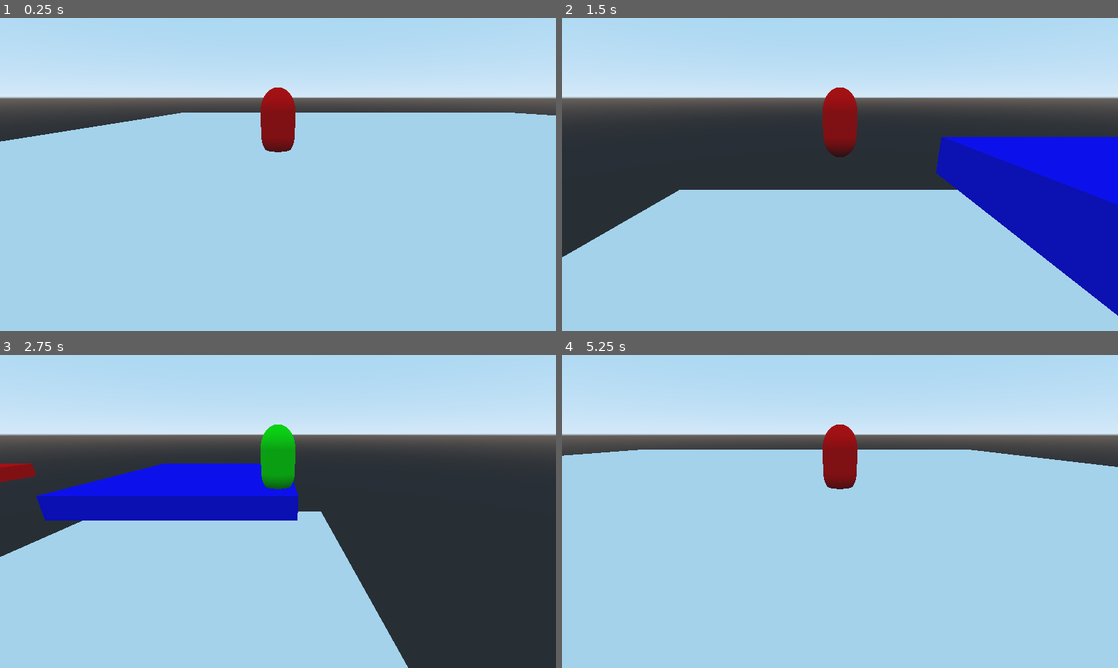
Above: before the commit, frames 1-4 (two rows, left to right).
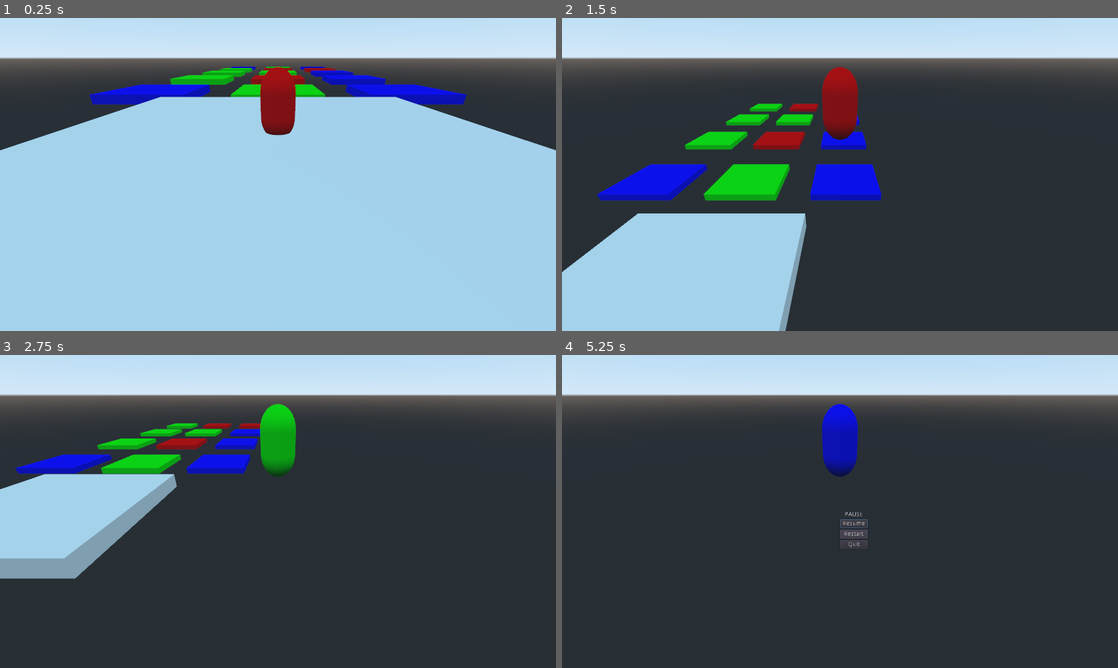
Above: after the commit, the same moments.

Repository: MatteoJoliveau/only-one-color
Game: Godot game, scene res://Game.tscn
Two runs of this game, one before a commit and one after it. Both use one fixed random seed, a clock stepped at 60 frames per second and the inputs below.
Inputs (mouse positions are in pixels of both pictures, inside the frame that each line leads up to):
- Up to frame 1 (0.25 s): no input
- Up to frame 2 (1.5 s): hold D (strafe_right) 0.53-1.28 s; tap Space (jump) at 0.77 s; hold S (move_backward) from 1.28 s (still down)
- Up to frame 3 (2.75 s): tap Space (jump) at 1.52 s; release S (move_backward) at 2.03 s; hold D (strafe_right) from 2.03 s (still down)
- Up to frame 4 (5.25 s): release D (strafe_right) at 2.78 s; hold W (move_forward) 2.78-3.53 s; tap Space (jump) at 3.02, 3.77 s; hold A (strafe_left) 3.53-4.25 s; tap Escape (pause_menu, bound only after the commit) at 4.15 s; click (851, 524) at 4.25 s, where only the run after the commit has a clickable "Resume"; click (851, 533) at 5 s, where only the run after the commit has a clickable "Restart"

The runs differ from the first frame. In frame 1, 22% of the frame differs, in the area x 0-100%, y 8-43%; in frame 2, 58%; in frame 3, 60%; in frame 4, 88%, in the area x 0-100%, y 8-100%.

Commit message:
Implementing world generation

Diff:
--- /dev/null
+++ b/Colors.gd
@@ -0,0 +1,18 @@
+extends Node
+
+# warning-ignore:unused_class_variable
+var colors = [
+	Color.red,
+	Color.green,
+	Color.blue,
+#	Color.yellow,
+#	Color.aquamarine,
+#	Color.blueviolet,
+#	Color.pink
+]
+
+func get_random_color() -> Color:
+	randomize()
+	var colors = self.colors.duplicate()
+	colors.shuffle()
+	return colors[randi() % colors.size()]
--- a/Game.gd
+++ b/Game.gd
@@ -1,24 +1,10 @@
 extends Node
 
-# warning-ignore:unused_class_variable
-var colors = [
-	Color.red,
-	Color.green,
-	Color.blue,
-#	Color.yellow,
-#	Color.aquamarine,
-#	Color.blueviolet,
-#	Color.pink
-]
-var timer: Timer = Timer.new()
+
+onready var timer: Timer = $Timer
+onready var pause_menu: Popup = get_tree().root.find_node("PauseMenu", true, false)
+var worldgen = WorldGen.new()
 
 func _ready():
-	timer.set_wait_time(2)
-	timer.set_autostart(true)
 	timer.connect("timeout", self, "_on_timer")
-	add_child(timer)
-
-func get_random_color() -> Color:
-	var colors = Game.colors.duplicate()
-	colors.shuffle()
-	return colors[randi() % colors.size()]
+	worldgen.generate_world(self)
--- a/Game.tscn
+++ b/Game.tscn
@@ -1,13 +1,10 @@
-[gd_scene load_steps=7 format=2]
+[gd_scene load_steps=6 format=2]
 
 [ext_resource path="res://Game.gd" type="Script" id=1]
 [ext_resource path="res://default_env.tres" type="Environment" id=2]
-[ext_resource path="res://player/Player.tscn" type="PackedScene" id=3]
-[ext_resource path="res://platform/Platform.tscn" type="PackedScene" id=4]
-
-[sub_resource type="CubeMesh" id=1]
-
-[sub_resource type="BoxShape" id=2]
+[ext_resource path="res://ui/PauseMenu.tscn" type="PackedScene" id=3]
+[ext_resource path="res://Start.tscn" type="PackedScene" id=4]
+[ext_resource path="res://player/Player.tscn" type="PackedScene" id=5]
 
 [node name="Game" type="Spatial"]
 script = ExtResource( 1 )
@@ -15,23 +12,27 @@
 [node name="WorldEnvironment" type="WorldEnvironment" parent="."]
 environment = ExtResource( 2 )
 
-[node name="Player" parent="." instance=ExtResource( 3 )]
-transform = Transform( 1, 0, 0, 0, 1, 0, 0, 0, 1, -10.6761, 3.3218, 0 )
+[node name="UI" type="CanvasLayer" parent="."]
 
-[node name="Floor" type="StaticBody" parent="."]
-transform = Transform( 25.4783, 0, 0, 0, 1, 0, 0, 0, 25.4783, 0, 0, 0 )
+[node name="CenterContainer" type="CenterContainer" parent="UI"]
+margin_right = 1280.0
+margin_bottom = 720.0
 
-[node name="MeshInstance" type="MeshInstance" parent="Floor"]
-mesh = SubResource( 1 )
-material/0 = null
+[node name="PauseMenu" parent="UI/CenterContainer" instance=ExtResource( 3 )]
+margin_left = 640.0
+margin_top = 360.0
+margin_right = 640.0
+margin_bottom = 360.0
+grow_horizontal = 2
+grow_vertical = 2
 
-[node name="CollisionShape" type="CollisionShape" parent="Floor"]
-shape = SubResource( 2 )
+[node name="Start" parent="." instance=ExtResource( 4 )]
+transform = Transform( 10, 0, 0, 0, 1, 0, 0, 0, 10, 0, 0, 0 )
 
-[node name="Platform" parent="." instance=ExtResource( 4 )]
+[node name="Player" parent="." instance=ExtResource( 5 )]
+transform = Transform( 1.19249e-08, 0, -1, 0, 1, 0, 1, 0, 1.19249e-08, 0, 2, 0 )
 
-[node name="Platform2" parent="." instance=ExtResource( 4 )]
-transform = Transform( 5, 0, 0, 0, 0.5, 0, 0, 0, 5, 11.1899, 15.3092, 10.9032 )
-
-[node name="Platform3" parent="." instance=ExtResource( 4 )]
-transform = Transform( 5, 0, 0, 0, 0.5, 0, 0, 0, 5, -9.38114, 15.3092, 26.6021 )
+[node name="Timer" type="Timer" parent="."]
+process_mode = 0
+wait_time = 2.0
+autostart = true
--- /dev/null
+++ b/Start.tscn
@@ -0,0 +1,16 @@
+[gd_scene load_steps=3 format=2]
+
+[sub_resource type="CubeMesh" id=1]
+
+[sub_resource type="BoxShape" id=2]
+
+[node name="Start" type="StaticBody"]
+transform = Transform( 10, 0, 0, 0, 1, 0, 0, 0, 10, -34.8468, 0, 0 )
+
+[node name="MeshInstance" type="MeshInstance" parent="."]
+transform = Transform( 1, 0, 0, 0, 1, 0, 0, 0, 1, 0, 0, 0 )
+mesh = SubResource( 1 )
+material/0 = null
+
+[node name="CollisionShape" type="CollisionShape" parent="."]
+shape = SubResource( 2 )
--- /dev/null
+++ b/WorldGen.gd
@@ -0,0 +1,26 @@
+extends Node
+class_name WorldGen
+
+var Platform = preload("res://platform/Platform.tscn")
+var platforms_to_gen = 10
+
+func generate_world(root: Node):
+	generate_platforms(root)
+
+func generate_platforms(root: Node):
+	var starting_translation = root.find_node("Start").translation
+	var starting_z = starting_translation.z
+	var previous_x = starting_translation.x
+	print()
+	for i in range(0, platforms_to_gen):
+		previous_x += 20
+		for j in range(0, 3):
+			var coeff = j - 1
+			var platform = Platform.instance()
+			platform.translation.x = previous_x
+			platform.translation.z = starting_z + 15 * coeff
+			platform.translation.y = starting_translation.y
+			root.add_child(platform)
+
+func _random_number(max_num: int) -> int:
+	return ((randi() % max_num - 1) + 1) * 5
--- a/platform/Platform.gd
+++ b/platform/Platform.gd
@@ -1,4 +1,5 @@
 extends StaticBody
+class_name Platform
 
 onready var mesh = $MeshInstance
 onready var material = SpatialMaterial.new()
@@ -7,11 +8,12 @@
 onready var collisions = $CollisionShape
 
 func _ready():
-	material.albedo_color = Game.get_random_color()
+	material.albedo_color = Colors.get_random_color()
 	mesh.set_surface_material(0, material)
 
 func _physics_process(_delta):
-	collisions.disabled = player.get_color() == get_color()
+#	pass
+	collisions.disabled = player.get_color() != get_color()
 
 func get_color() -> Color:
 	return material.albedo_color
--- a/player/Player.gd
+++ b/player/Player.gd
@@ -12,6 +12,7 @@
 var value = 0.0
 var jump_count = 0
 
+onready var timer = get_tree().root.find_node("Timer", true, false)
 onready var camera_rig = find_node("CameraRig")
 onready var camera = camera_rig.camera
 onready var mesh = $MeshInstance
@@ -21,7 +22,7 @@
 func _ready():
 	_randomize_color()
 	mesh.set_surface_material(0, material)
-	Game.timer.connect("timeout", self, "_randomize_color")
+	timer.connect("timeout", self, "_randomize_color")
 
 func _physics_process(delta):
 	var direction = Vector3.ZERO
@@ -68,9 +69,9 @@
 		camera_rig.global_transform = camera_position
 
 func _randomize_color():
-	var color = Game.get_random_color()
+	var color = Colors.get_random_color()
 	while color == current_color:
-		color = Game.get_random_color()
+		color = Colors.get_random_color()
 	material.albedo_color = color
 	current_color = color
 
--- a/player/Player.tscn
+++ b/player/Player.tscn
@@ -20,12 +20,13 @@
 shape = SubResource( 2 )
 
 [node name="CameraRig" type="Spatial" parent="."]
-transform = Transform( 1, 0, 0, 0, 1, 0, 0, 0, 1, 0, 1.0904, 0 )
+transform = Transform( 1, 0, 0, 0, 1, 0, 0, 0, 1, 0, 0.334895, 0 )
 script = ExtResource( 2 )
 
 [node name="HorizontalGimbal" type="Spatial" parent="CameraRig"]
 
 [node name="VerticalGimbal" type="Spatial" parent="CameraRig/HorizontalGimbal"]
+transform = Transform( 1, 0, 0, 0, 0.98892, 0.14845, 0, -0.14845, 0.98892, 0, 0, 0 )
 
 [node name="CameraSpringArm" type="SpringArm" parent="CameraRig/HorizontalGimbal/VerticalGimbal"]
 spring_length = 10.0
--- a/project.godot
+++ b/project.godot
@@ -9,13 +9,25 @@
 config_version=4
 
 _global_script_classes=[ {
+"base": "StaticBody",
+"class": "Platform",
+"language": "GDScript",
+"path": "res://platform/Platform.gd"
+}, {
 "base": "KinematicBody",
 "class": "Player",
 "language": "GDScript",
 "path": "res://player/Player.gd"
+}, {
+"base": "Node",
+"class": "WorldGen",
+"language": "GDScript",
+"path": "res://WorldGen.gd"
 } ]
 _global_script_class_icons={
-"Player": ""
+"Platform": "",
+"Player": "",
+"WorldGen": ""
 }
 
 [application]
@@ -26,14 +38,14 @@
 
 [autoload]
 
-Game="*res://Game.gd"
+Colors="*res://Colors.gd"
 
 [display]
 
 window/size/width=1280
 window/size/height=720
 window/dpi/allow_hidpi=true
-window/stretch/mode="viewport"
+window/stretch/mode="2d"
 window/stretch/aspect="expand"
 
 [input]
@@ -88,7 +100,14 @@
 "events": [ Object(InputEventJoypadMotion,"resource_local_to_scene":false,"resource_name":"","device":0,"axis":2,"axis_value":1.0,"script":null)
  ]
 }
+pause_menu={
+"deadzone": 0.5,
+"events": [ Object(InputEventKey,"resource_local_to_scene":false,"resource_name":"","device":0,"alt":false,"shift":false,"control":false,"meta":false,"command":false,"pressed":false,"scancode":16777217,"unicode":0,"echo":false,"script":null)
+, Object(InputEventJoypadButton,"resource_local_to_scene":false,"resource_name":"","device":0,"button_index":11,"pressure":0.0,"pressed":false,"script":null)
+ ]
+}
 
 [rendering]
 
+quality/filters/msaa=2
 environment/default_environment="res://default_env.tres"
--- /dev/null
+++ b/ui/PauseMenu.gd
@@ -0,0 +1,35 @@
+extends Popup
+
+onready var resume_button = $VBoxContainer/ResumeButton
+onready var restart_button = $VBoxContainer/RestartButton
+onready var quit_button = $VBoxContainer/QuitButton
+
+func _ready():
+	resume_button.connect("pressed", self, "_on_resume_pressed")
+	restart_button.connect("pressed", self, "_on_restart_pressed")
+	quit_button.connect("pressed", self, "_on_quit_pressed")
+
+func _on_resume_pressed():
+	_unpause()
+
+func _on_restart_pressed():
+	get_tree().reload_current_scene()
+	_unpause()
+
+func _on_quit_pressed():
+	get_tree().quit()
+
+func _input(event: InputEvent):
+	if event.is_action_pressed("pause_menu"):
+		if get_tree().paused:
+			_unpause()
+		else:
+			_pause()
+
+func _pause():
+	get_tree().paused = true
+	popup_centered()
+
+func _unpause():
+	get_tree().paused = false
+	hide()
--- /dev/null
+++ b/ui/PauseMenu.tscn
@@ -0,0 +1,39 @@
+[gd_scene load_steps=2 format=2]
+
+[ext_resource path="res://ui/PauseMenu.gd" type="Script" id=1]
+
+[node name="PauseMenu" type="Popup"]
+pause_mode = 2
+rect_pivot_offset = Vector2( 32, 45 )
+popup_exclusive = true
+script = ExtResource( 1 )
+
+[node name="VBoxContainer" type="VBoxContainer" parent="."]
+margin_right = 40.0
+margin_bottom = 40.0
+alignment = 1
+
+[node name="Label" type="Label" parent="VBoxContainer"]
+margin_right = 64.0
+margin_bottom = 14.0
+text = "Pause"
+align = 1
+uppercase = true
+
+[node name="ResumeButton" type="Button" parent="VBoxContainer"]
+margin_top = 18.0
+margin_right = 64.0
+margin_bottom = 38.0
+text = "Resume"
+
+[node name="RestartButton" type="Button" parent="VBoxContainer"]
+margin_top = 42.0
+margin_right = 64.0
+margin_bottom = 62.0
+text = "Restart"
+
+[node name="QuitButton" type="Button" parent="VBoxContainer"]
+margin_top = 66.0
+margin_right = 64.0
+margin_bottom = 86.0
+text = "Quit"
